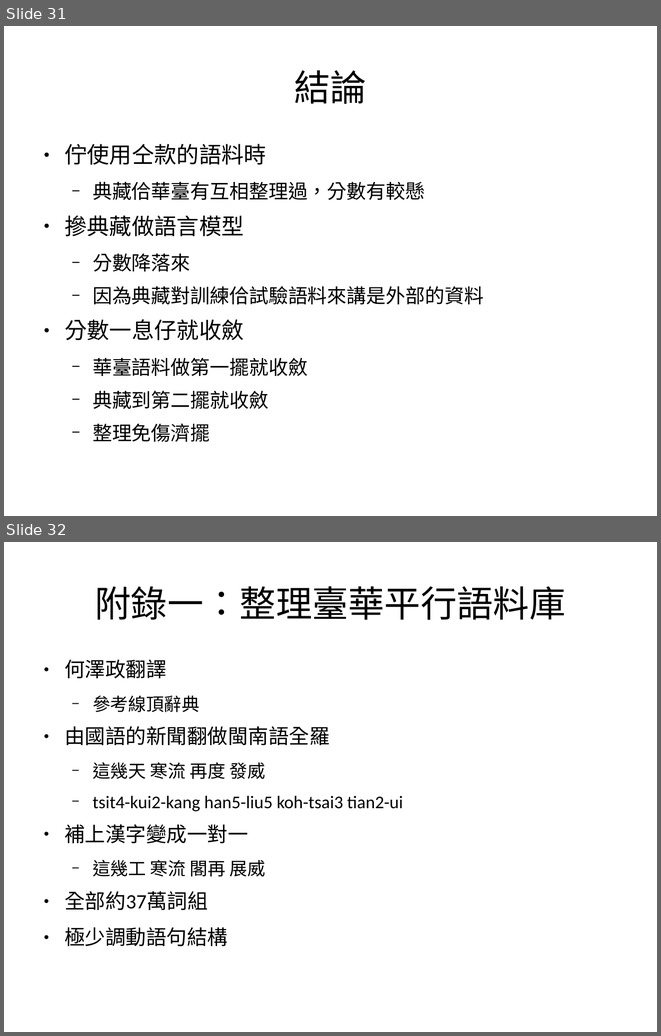
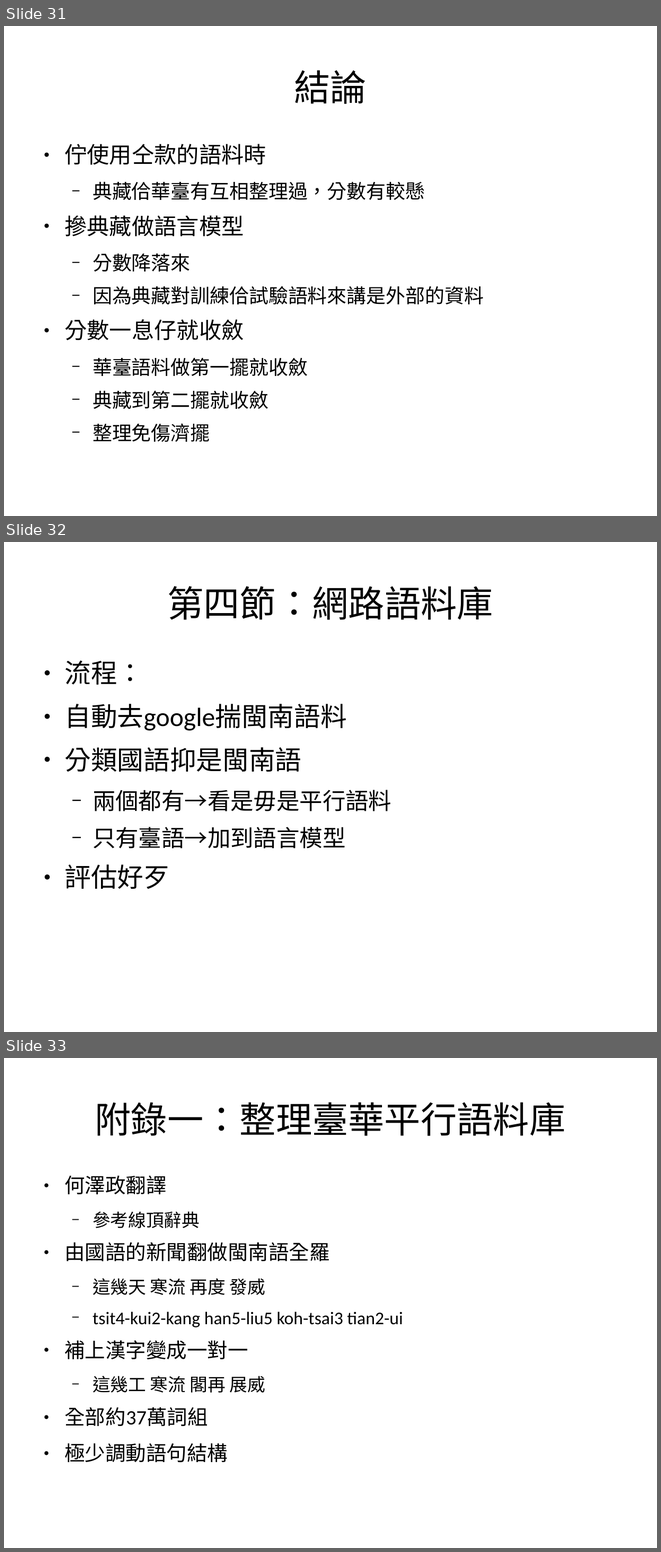
Before and after one commit to sih4sing5hong5/po3-ko3_tau5-iann2-phinn3, a slide deck: 翻譯報告.odp. Shown one above the other, each under a label of ours: slides 31 and 32 before the commit, slides 31, 32 and 33 after it. The pictures are 661x1036 and 661x1552 pixels, drawn with LibreOffice and Linux fonts; fonts in the diff are those of the drawing. Boxes give left, top, right and bottom in pixels: in the first picture for what was removed or moved away, otherwise in the second. Text is boxed around its words. In the diff, an @@ line names an element or a change of style, - is before the commit and + after.

Commit message:
加第四節佮附錄二 丞宏

```diff
--- a/翻譯報告.odp
+++ b/翻譯報告.odp
@@ slide 32 added at [4, 542, 657, 1032], background #FFFFFF @@
@@ title added at [167, 586, 493, 620], 44 pt, text #000000 @@
+第四節：網路語料庫
@@ text added at [64, 660, 391, 889], 32 pt, text #000000 @@
+● 流程：
+● 自動去google揣閩南語料
+● 分類國語抑是閩南語
+  − 兩個都有→看是毋是平行語料
+  − 只有臺語→加到語言模型
+● 評估好歹
@@ what was slide 32 is now slide 33 @@
```
Also in this commit, not shown: 1 slide changed, 1 other slide added.
